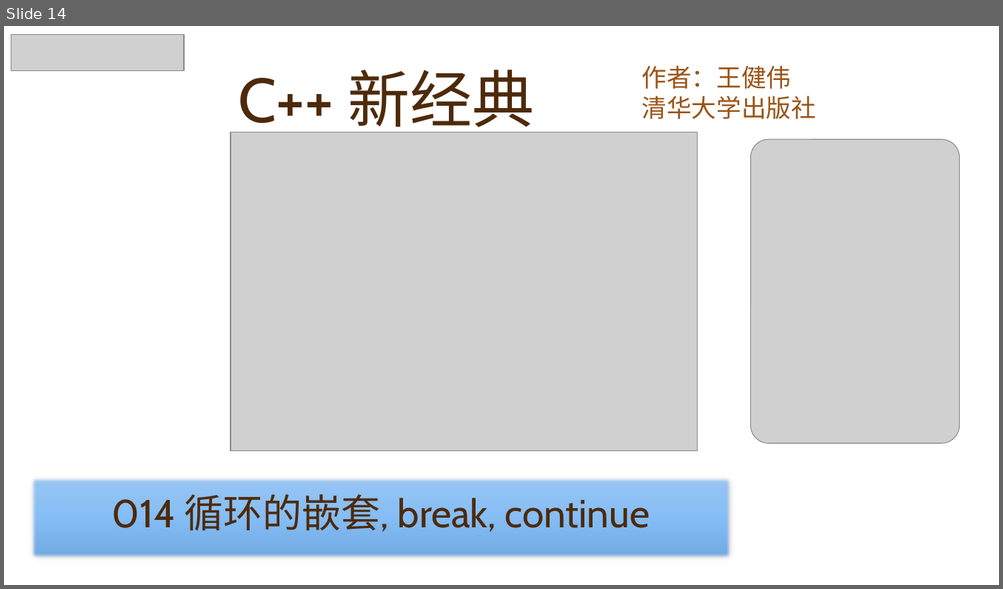
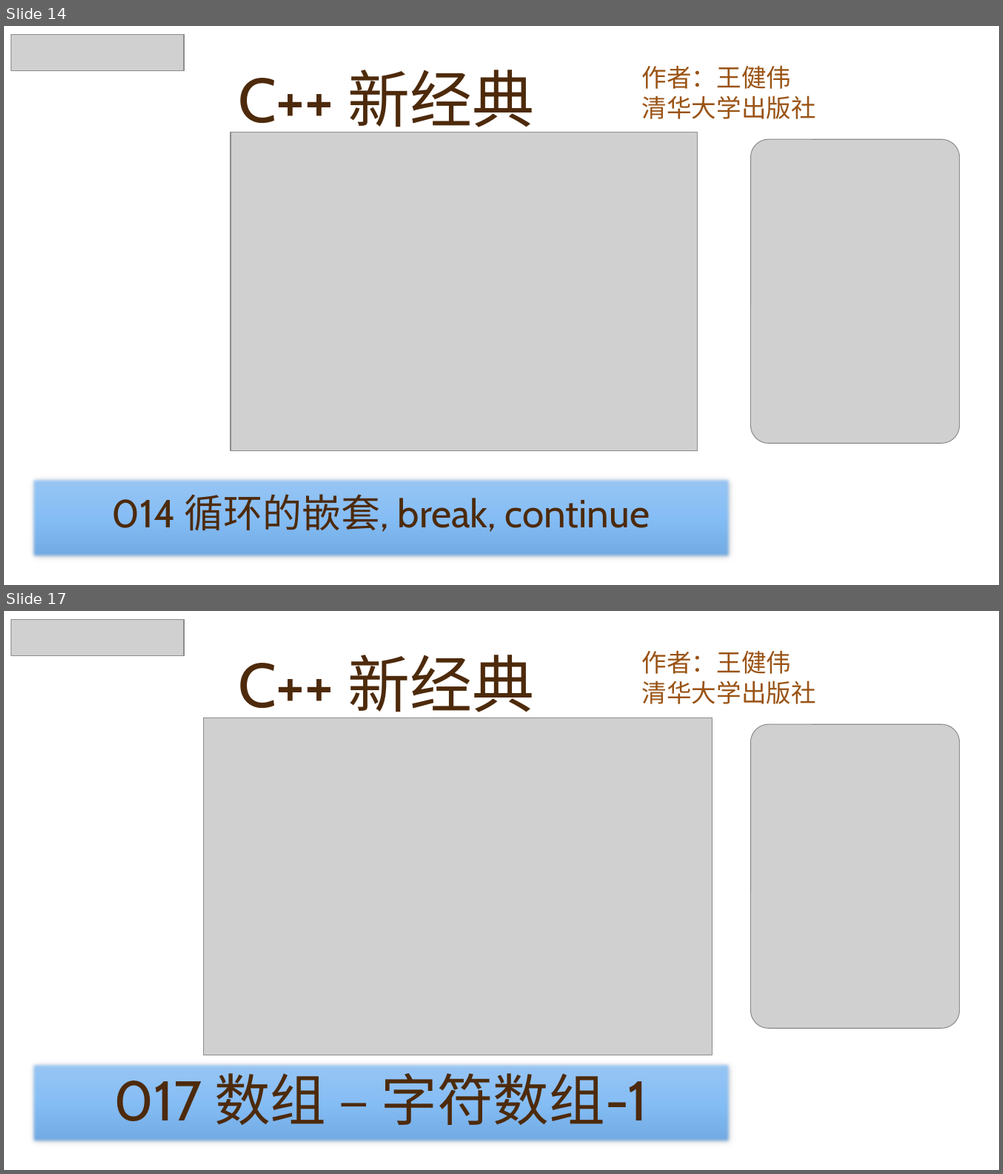
Before and after one commit to yasenstar/learn_cpp, a slide deck: cpp_new/C++ 新经典.pptx. Shown one above the other, each under a label of ours: slide 14 before the commit, slides 14 and 17 after it; the slides between them are not shown. The pictures are 1003x589 and 1003x1174 pixels, drawn with LibreOffice and Linux fonts; fonts in the diff are those of the drawing; grey boxes stand for pictures; background and template pictures are left out. Boxes give left, top, right and bottom in pixels: in the first picture for what was removed or moved away, otherwise in the second. Text is boxed around its words. In the diff, an @@ line names an element or a change of style, - is before the commit and + after.

```diff
--- a/cpp_new/C++ 新经典.pptx
+++ b/cpp_new/C++ 新经典.pptx
@@ slide 17 added at box(4, 611, 999, 1170), background picture (left out) @@
@@ picture added at box(11, 619, 184, 655) @@
@@ title added at box(238, 655, 535, 723), 60 pt, text #4D2A0B @@
+C++ 新经典
@@ subtitle added at box(642, 650, 816, 704), 24 pt, text #9A5315 @@
+作者：王健伟
+清华大学出版社
@@ picture added at box(204, 718, 712, 1056) @@
@@ picture added at box(751, 724, 960, 1029) @@
@@ rectangle added at box(31, 1062, 731, 1144), fill gradient #9AC6F4 to #86BEF6 to #70A9E1, 54 pt, text #4D2A0B @@
+017 数组 – 字符数组-1
```
Also in this commit, not shown: 3 other slides added.
